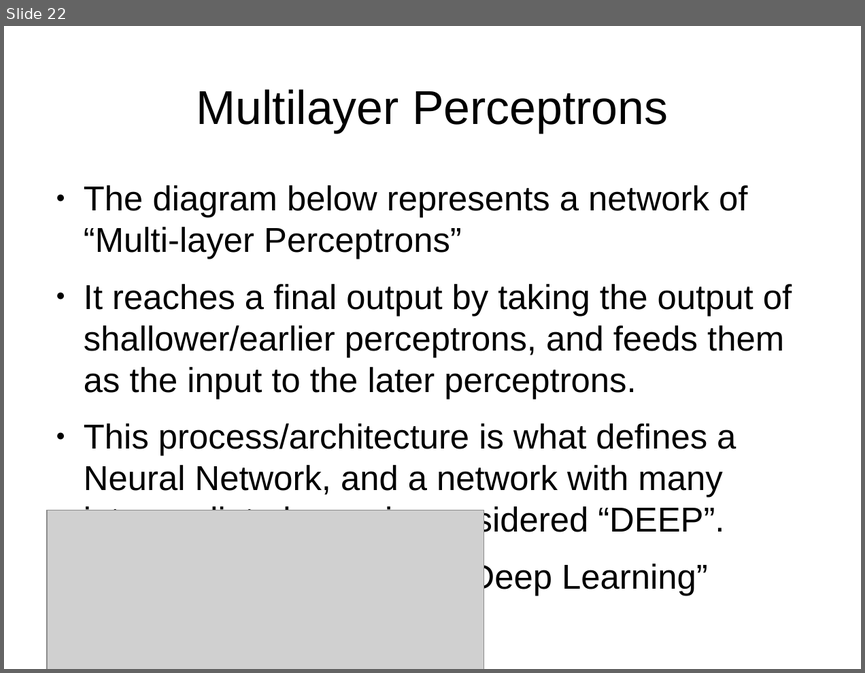
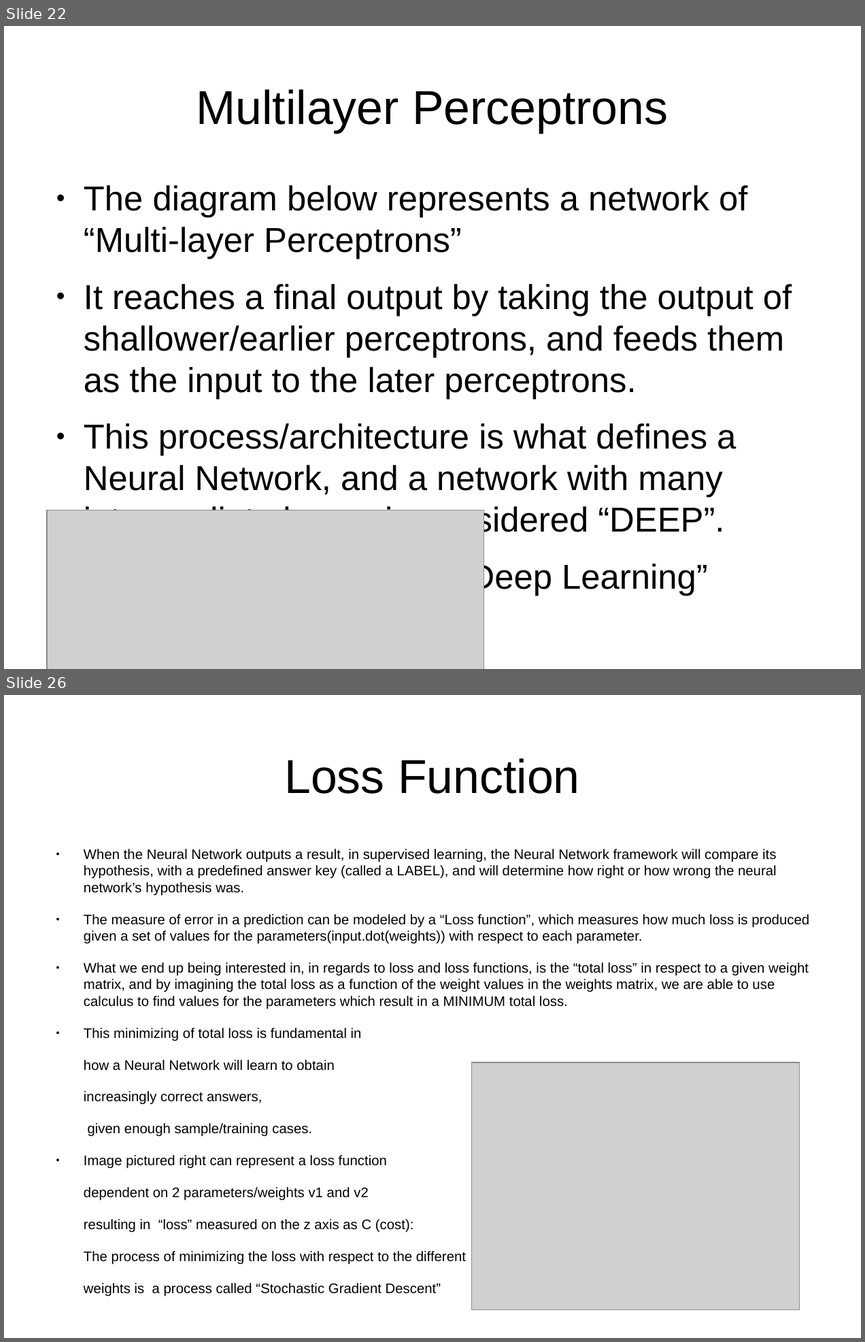
Before and after one commit to sofiabesenski4/MedicalLetterAI, a slide deck: Slides/Intro to Neural Nets and Deep Learning/1-slides.odp. Shown one above the other, each under a label of ours: slide 22 before the commit, slides 22 and 26 after it; the slides between them are not shown. The pictures are 865x673 and 865x1342 pixels, drawn with LibreOffice and Linux fonts; fonts in the diff are those of the drawing; grey boxes stand for pictures. Boxes give left, top, right and bottom in pixels: in the first picture for what was removed or moved away, otherwise in the second. Text is boxed around its words. In the diff, an @@ line names an element or a change of style, - is before the commit and + after.

Commit message:
finished the neural network introductory slides for Jan 25th meeting

```diff
--- a/Slides/Intro to Neural Nets and Deep Learning/1-slides.odp
+++ b/Slides/Intro to Neural Nets and Deep Learning/1-slides.odp
@@ slide 26 added at [4, 695, 861, 1338], background #FFFFFF @@
@@ title added at [284, 758, 580, 794], 44 pt, text #000000 @@
+Loss Function
@@ text added at [84, 849, 809, 1296], 12.8 pt, text #000000 @@
+● When the Neural Network outputs a result, in supervised learning, the Neural Network framework will compare its hypothesis, with a predefined answer key (called a LABEL), and will determine how right or how wrong the neural network’s hypothesis was.
+● The measure of error in a prediction can be modeled by a “Loss function”, which measures how much loss is produced given a set of values for the parameters(input.dot(weights)) with respect to each parameter.
+● What we end up being interested in, in regards to loss and loss functions, is the “total loss” in respect to a given weight matrix, and by imagining the total loss as a function of the weight values in the weights matrix, we are able to use calculus to find values for the parameters which result in a MINIMUM total loss.
+● This minimizing of total loss is fundamental in
+how a Neural Network will learn to obtain
+increasingly correct answers,
+given enough sample/training cases.
+● Image pictured right can represent a loss function
+dependent on 2 parameters/weights v1 and v2
+resulting in “loss” measured on the z axis as C (cost):
+The process of minimizing the loss with respect to the different
+weights is a process called “Stochastic Gradient Descent”
@@ picture added at [471, 1062, 800, 1309] @@
```
Also in this commit, not shown: 4 slides changed, 24 other slides added, 13 slides removed, 1 other file.
